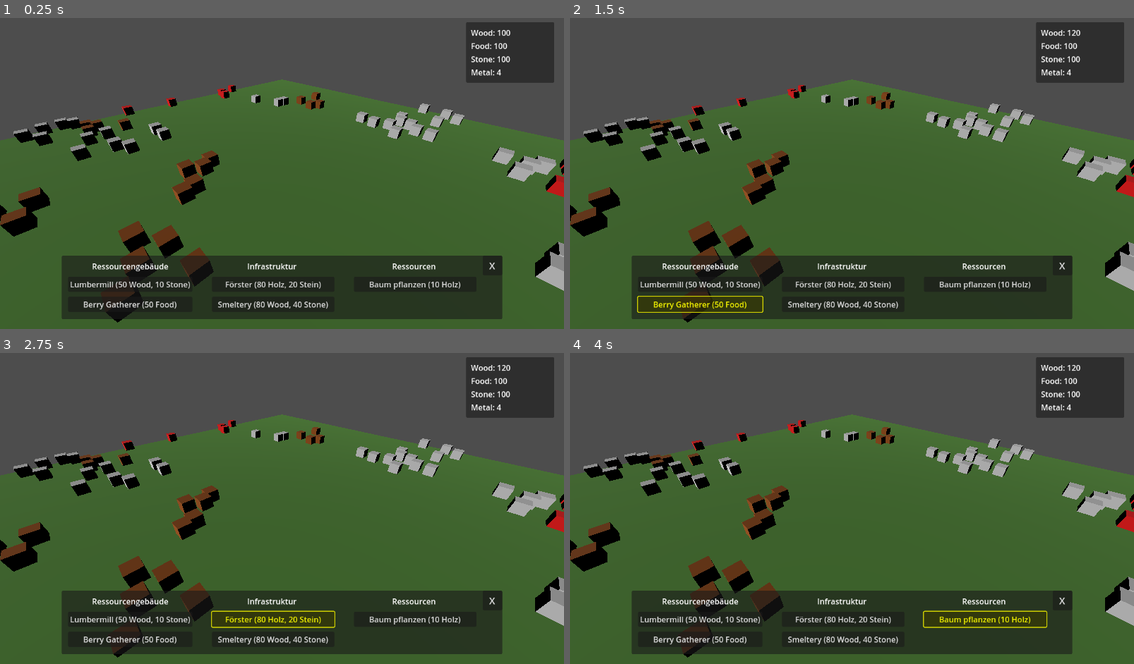
Above: before the commit, frames 1-4 (two rows, left to right).
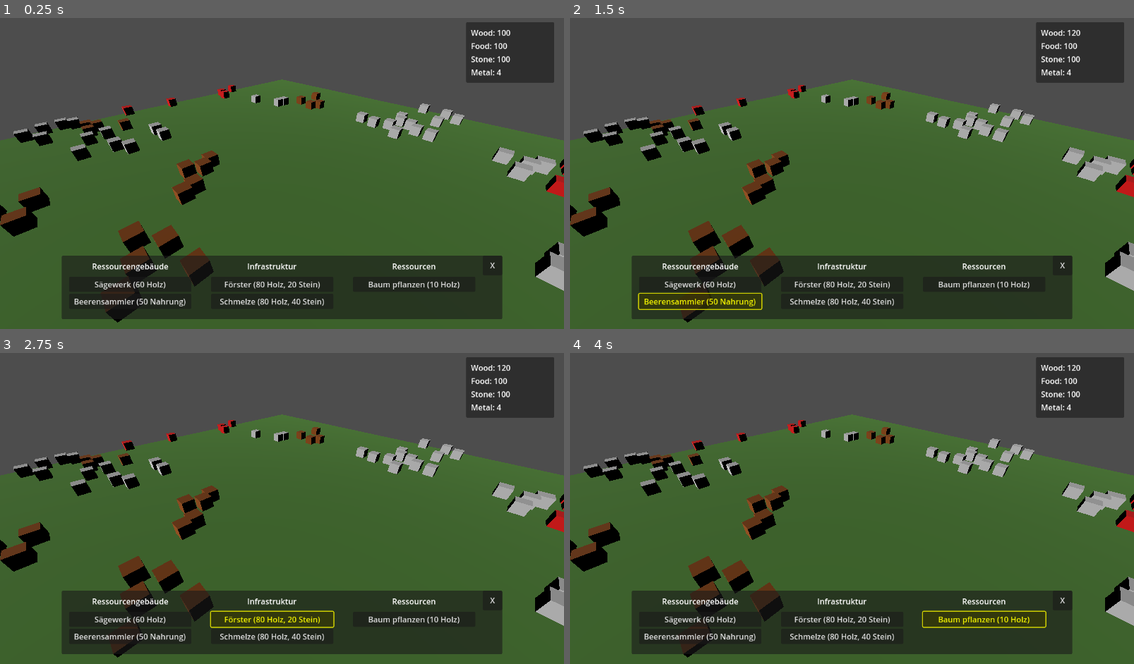
Above: after the commit, the same moments.

Repository: Catloff/Gaia-Galactica
Game: Godot game, scene res://scenes/Main.tscn
Same seed, same stepped clock (60 frames per second), same inputs: the game is played once before the commit and once after it.
Inputs:
- Up to frame 1 (0.25 s): no input
- Up to frame 2 (1.5 s): click "Lumbermill (50 Wood, 10 Stone)" (after the commit: "Sägewerk (60 Holz)") at 0.5 s; click "Berry Gatherer (50 Food)" (after the commit: "Beerensammler (50 Nahrung)") at 1.25 s
- Up to frame 3 (2.75 s): click "Förster (80 Holz, 20 Stein)" at 2 s
- Up to frame 4 (4 s): click "Smeltery (80 Wood, 40 Stone)" (after the commit: "Schmelze (80 Holz, 40 Stein)") at 2.75 s; click "Baum pflanzen (10 Holz)" at 3.5 s

The runs differ from the first frame. In frame 1, 1.3% of the frame differs, in the area x 12-88%, y 78-94%; in frame 2, 1.7%, in the area x 11-88%, y 78-95%; in frame 3, 1.4%; in frame 4, 1.4%.

Commit message:
Refactor HUD into parts

Diff:
--- /dev/null
+++ b/scenes/BuildingHUD.tscn
@@ -0,0 +1,97 @@
+[gd_scene load_steps=2 format=3 uid="uid://buildinghud"]
+
+[ext_resource type="Script" path="res://scripts/BuildingHUD.gd" id="1_building_hud"]
+
+[node name="BuildingHUD" type="PanelContainer"]
+anchors_preset = 7
+anchor_left = 0.5
+anchor_top = 1.0
+anchor_right = 0.5
+anchor_bottom = 1.0
+offset_left = -450.0
+offset_top = -150.0
+offset_right = 450.0
+offset_bottom = -20.0
+grow_horizontal = 2
+grow_vertical = 0
+script = ExtResource("1_building_hud")
+
+[node name="MarginContainer" type="MarginContainer" parent="."]
+layout_mode = 2
+theme_override_constants/margin_left = 10
+theme_override_constants/margin_top = 10
+theme_override_constants/margin_right = 50
+theme_override_constants/margin_bottom = 10
+
+[node name="BuildCategories" type="VBoxContainer" parent="MarginContainer"]
+layout_mode = 2
+theme_override_constants/separation = 10
+
+[node name="CategoryLabels" type="HBoxContainer" parent="MarginContainer/BuildCategories"]
+layout_mode = 2
+theme_override_constants/separation = 40
+alignment = 1
+
+[node name="ResourceBuildingsLabel" type="Label" parent="MarginContainer/BuildCategories/CategoryLabels"]
+custom_minimum_size = Vector2(250, 0)
+layout_mode = 2
+text = "Ressourcengebäude"
+horizontal_alignment = 1
+
+[node name="InfrastructureLabel" type="Label" parent="MarginContainer/BuildCategories/CategoryLabels"]
+custom_minimum_size = Vector2(250, 0)
+layout_mode = 2
+text = "Infrastruktur"
+horizontal_alignment = 1
+
+[node name="ResourcesLabel" type="Label" parent="MarginContainer/BuildCategories/CategoryLabels"]
+custom_minimum_size = Vector2(250, 0)
+layout_mode = 2
+text = "Ressourcen"
+horizontal_alignment = 1
+
+[node name="BuildButtons" type="HBoxContainer" parent="MarginContainer/BuildCategories"]
+layout_mode = 2
+theme_override_constants/separation = 40
+alignment = 1
+
+[node name="ResourceBuildings" type="VBoxContainer" parent="MarginContainer/BuildCategories/BuildButtons"]
+custom_minimum_size = Vector2(250, 0)
+layout_mode = 2
+
+[node name="LumbermillButton" type="Button" parent="MarginContainer/BuildCategories/BuildButtons/ResourceBuildings"]
+layout_mode = 2
+text = "Sägewerk (60 Holz)"
+
+[node name="BerryGathererButton" type="Button" parent="MarginContainer/BuildCategories/BuildButtons/ResourceBuildings"]
+layout_mode = 2
+text = "Beerensammler (50 Nahrung)"
+
+[node name="Infrastructure" type="VBoxContainer" parent="MarginContainer/BuildCategories/BuildButtons"]
+custom_minimum_size = Vector2(250, 0)
+layout_mode = 2
+
+[node name="ForesterButton" type="Button" parent="MarginContainer/BuildCategories/BuildButtons/Infrastructure"]
+layout_mode = 2
+text = "Förster (80 Holz, 20 Stein)"
+
+[node name="SmelteryButton" type="Button" parent="MarginContainer/BuildCategories/BuildButtons/Infrastructure"]
+layout_mode = 2
+text = "Schmelze (80 Holz, 40 Stein)"
+
+[node name="Resources" type="VBoxContainer" parent="MarginContainer/BuildCategories/BuildButtons"]
+custom_minimum_size = Vector2(250, 0)
+layout_mode = 2
+
+[node name="PlantTreeButton" type="Button" parent="MarginContainer/BuildCategories/BuildButtons/Resources"]
+layout_mode = 2
+text = "Baum pflanzen (10 Holz)"
+
+[node name="DemolishButton" type="Button" parent="."]
+custom_minimum_size = Vector2(40, 40)
+layout_mode = 2
+size_flags_horizontal = 8
+size_flags_vertical = 0
+focus_mode = 0
+toggle_mode = true
+text = "X"
--- a/scenes/HUD.tscn
+++ b/scenes/HUD.tscn
@@ -1,6 +1,8 @@
-[gd_scene load_steps=2 format=3 uid="uid://bxqd3kjl8ijwp"]
+[gd_scene load_steps=4 format=3 uid="uid://bxqd3kjl8ijwp"]
 
 [ext_resource type="Script" path="res://scripts/HUD.gd" id="1_hud"]
+[ext_resource type="PackedScene" path="res://scenes/ResourceHUD.tscn" id="2_resource_hud"]
+[ext_resource type="PackedScene" path="res://scenes/BuildingHUD.tscn" id="3_building_hud"]
 
 [node name="HUD" type="Control"]
 layout_mode = 3
@@ -12,149 +14,8 @@
 mouse_filter = 2
 script = ExtResource("1_hud")
 
-[node name="ResourcePanel" type="PanelContainer" parent="."]
+[node name="ResourceHUD" parent="." instance=ExtResource("2_resource_hud")]
 layout_mode = 1
-anchors_preset = 1
-anchor_left = 1.0
-anchor_right = 1.0
-offset_left = -200.0
-offset_top = 20.0
-offset_right = -20.0
-offset_bottom = 126.0
-grow_horizontal = 0
-mouse_filter = 2
 
-[node name="MarginContainer" type="MarginContainer" parent="ResourcePanel"]
-layout_mode = 2
-mouse_filter = 2
-theme_override_constants/margin_left = 10
-theme_override_constants/margin_top = 10
-theme_override_constants/margin_right = 10
-theme_override_constants/margin_bottom = 10
-
-[node name="Resources" type="VBoxContainer" parent="ResourcePanel/MarginContainer"]
-layout_mode = 2
-mouse_filter = 2
-
-[node name="WoodLabel" type="Label" parent="ResourcePanel/MarginContainer/Resources"]
-layout_mode = 2
-text = "Wood: 0"
-
-[node name="FoodLabel" type="Label" parent="ResourcePanel/MarginContainer/Resources"]
-layout_mode = 2
-text = "Food: 0"
-
-[node name="StoneLabel" type="Label" parent="ResourcePanel/MarginContainer/Resources"]
-layout_mode = 2
-text = "Stone: 0"
-
-[node name="MetalLabel" type="Label" parent="ResourcePanel/MarginContainer/Resources"]
-layout_mode = 2
-text = "Metal: 0"
-
-[node name="BuildPanel" type="PanelContainer" parent="."]
+[node name="BuildingHUD" parent="." instance=ExtResource("3_building_hud")]
 layout_mode = 1
-anchors_preset = 7
-anchor_left = 0.5
-anchor_top = 1.0
-anchor_right = 0.5
-anchor_bottom = 1.0
-offset_left = -450.0
-offset_top = -150.0
-offset_right = 450.0
-offset_bottom = -20.0
-grow_horizontal = 2
-grow_vertical = 0
-
-[node name="MarginContainer" type="MarginContainer" parent="BuildPanel"]
-layout_mode = 2
-theme_override_constants/margin_left = 10
-theme_override_constants/margin_top = 10
-theme_override_constants/margin_right = 50
-theme_override_constants/margin_bottom = 10
-
-[node name="BuildCategories" type="VBoxContainer" parent="BuildPanel/MarginContainer"]
-layout_mode = 2
-theme_override_constants/separation = 10
-
-[node name="CategoryLabels" type="HBoxContainer" parent="BuildPanel/MarginContainer/BuildCategories"]
-layout_mode = 2
-theme_override_constants/separation = 40
-alignment = 1
-
-[node name="ResourceBuildingsLabel" type="Label" parent="BuildPanel/MarginContainer/BuildCategories/CategoryLabels"]
-custom_minimum_size = Vector2(250, 0)
-layout_mode = 2
-text = "Ressourcengebäude"
-horizontal_alignment = 1
-
-[node name="InfrastructureLabel" type="Label" parent="BuildPanel/MarginContainer/BuildCategories/CategoryLabels"]
-custom_minimum_size = Vector2(250, 0)
-layout_mode = 2
-text = "Infrastruktur"
-horizontal_alignment = 1
-
-[node name="ResourcesLabel" type="Label" parent="BuildPanel/MarginContainer/BuildCategories/CategoryLabels"]
-custom_minimum_size = Vector2(250, 0)
-layout_mode = 2
-text = "Ressourcen"
-horizontal_alignment = 1
-
-[node name="BuildButtons" type="HBoxContainer" parent="BuildPanel/MarginContainer/BuildCategories"]
-layout_mode = 2
-theme_override_constants/separation = 40
-alignment = 1
-
-[node name="ResourceBuildings" type="VBoxContainer" parent="BuildPanel/MarginContainer/BuildCategories/BuildButtons"]
-custom_minimum_size = Vector2(250, 0)
-layout_mode = 2
-theme_override_constants/separation = 10
-
-[node name="LumbermillButton" type="Button" parent="BuildPanel/MarginContainer/BuildCategories/BuildButtons/ResourceBuildings"]
-custom_minimum_size = Vector2(120, 0)
-layout_mode = 2
-text = "Lumbermill (50 Wood, 10 Stone)"
-
-[node name="BerryGathererButton" type="Button" parent="BuildPanel/MarginContainer/BuildCategories/BuildButtons/ResourceBuildings"]
-custom_minimum_size = Vector2(120, 0)
-layout_mode = 2
-text = "Berry Gatherer (50 Food)"
-
-[node name="Infrastructure" type="VBoxContainer" parent="BuildPanel/MarginContainer/BuildCategories/BuildButtons"]
-custom_minimum_size = Vector2(250, 0)
-layout_mode = 2
-theme_override_constants/separation = 10
-
-[node name="ForesterButton" type="Button" parent="BuildPanel/MarginContainer/BuildCategories/BuildButtons/Infrastructure"]
-custom_minimum_size = Vector2(120, 0)
-layout_mode = 2
-text = "Förster (80 Holz, 20 Stein)"
-
-[node name="SmelteryButton" type="Button" parent="BuildPanel/MarginContainer/BuildCategories/BuildButtons/Infrastructure"]
-custom_minimum_size = Vector2(120, 0)
-layout_mode = 2
-text = "Smeltery (80 Wood, 40 Stone)"
-
-[node name="Resources" type="VBoxContainer" parent="BuildPanel/MarginContainer/BuildCategories/BuildButtons"]
-custom_minimum_size = Vector2(250, 0)
-layout_mode = 2
-theme_override_constants/separation = 10
-
-[node name="PlantTreeButton" type="Button" parent="BuildPanel/MarginContainer/BuildCategories/BuildButtons/Resources"]
-custom_minimum_size = Vector2(120, 0)
-layout_mode = 2
-text = "Baum pflanzen (10 Holz)"
-
-[node name="DemolishButton" type="Button" parent="BuildPanel"]
-custom_minimum_size = Vector2(40, 40)
-layout_mode = 2
-size_flags_horizontal = 8
-size_flags_vertical = 0
-focus_mode = 0
-mouse_default_cursor_shape = 2
-theme_override_colors/icon_normal_color = Color(1, 0.2, 0.2, 1)
-theme_override_colors/icon_pressed_color = Color(1, 0, 0, 1)
-theme_override_colors/icon_hover_color = Color(1, 0.4, 0.4, 1)
-theme_override_font_sizes/font_size = 20
-toggle_mode = true
-text = "X"
--- /dev/null
+++ b/scenes/ResourceHUD.tscn
@@ -0,0 +1,43 @@
+[gd_scene load_steps=2 format=3 uid="uid://resourcehud"]
+
+[ext_resource type="Script" path="res://scripts/ResourceHUD.gd" id="1_resource_hud"]
+
+[node name="ResourceHUD" type="PanelContainer"]
+anchors_preset = 1
+anchor_left = 1.0
+anchor_right = 1.0
+offset_left = -200.0
+offset_top = 20.0
+offset_right = -20.0
+offset_bottom = 126.0
+grow_horizontal = 0
+mouse_filter = 2
+script = ExtResource("1_resource_hud")
+
+[node name="MarginContainer" type="MarginContainer" parent="."]
+layout_mode = 2
+mouse_filter = 2
+theme_override_constants/margin_left = 10
+theme_override_constants/margin_top = 10
+theme_override_constants/margin_right = 10
+theme_override_constants/margin_bottom = 10
+
+[node name="Resources" type="VBoxContainer" parent="MarginContainer"]
+layout_mode = 2
+mouse_filter = 2
+
+[node name="WoodLabel" type="Label" parent="MarginContainer/Resources"]
+layout_mode = 2
+text = "Wood: 0"
+
+[node name="FoodLabel" type="Label" parent="MarginContainer/Resources"]
+layout_mode = 2
+text = "Food: 0"
+
+[node name="StoneLabel" type="Label" parent="MarginContainer/Resources"]
+layout_mode = 2
+text = "Stone: 0"
+
+[node name="MetalLabel" type="Label" parent="MarginContainer/Resources"]
+layout_mode = 2
+text = "Metal: 0"
--- a/scripts/BaseBuilding.gd
+++ b/scripts/BaseBuilding.gd
@@ -32,7 +32,7 @@
 
 # Einrichten der UI-Elemente
 func setup_ui():
-	ui = get_node("UI")
+	ui = get_node_or_null("UI")
 	if not ui:
 		return
 	level_label = $UI/LevelLabel
@@ -99,7 +99,7 @@
 
 # Einrichten der Kollision
 func setup_collision():
-	var static_body = $StaticBody3D
+	var static_body = get_node_or_null("StaticBody3D")
 	if static_body:
 		static_body.set_script(preload("res://scripts/BuildingBody.gd"))
 
--- /dev/null
+++ b/scripts/BuildingHUD.gd
@@ -0,0 +1,134 @@
+extends Control
+
+@onready var lumbermill_button = $MarginContainer/BuildCategories/BuildButtons/ResourceBuildings/LumbermillButton
+@onready var berry_gatherer_button = $MarginContainer/BuildCategories/BuildButtons/ResourceBuildings/BerryGathererButton
+@onready var forester_button = $MarginContainer/BuildCategories/BuildButtons/Infrastructure/ForesterButton
+@onready var smeltery_button = $MarginContainer/BuildCategories/BuildButtons/Infrastructure/SmelteryButton
+@onready var plant_tree_button = $MarginContainer/BuildCategories/BuildButtons/Resources/PlantTreeButton
+@onready var demolish_button = $DemolishButton
+@onready var resource_manager = get_node("/root/Main/ResourceManager")
+
+signal building_selected(type: String)
+signal demolish_mode_changed(enabled: bool)
+
+var current_building: String = ""
+
+func _ready():
+	lumbermill_button.pressed.connect(_on_lumbermill_button_pressed)
+	berry_gatherer_button.pressed.connect(_on_berry_gatherer_button_pressed)
+	forester_button.pressed.connect(_on_forester_button_pressed)
+	plant_tree_button.pressed.connect(_on_plant_tree_button_pressed)
+	demolish_button.pressed.connect(_on_demolish_button_pressed)
+	smeltery_button.pressed.connect(_on_smeltery_button_pressed)
+	update_button_states()
+	resource_manager.resource_changed.connect(_on_resource_changed)
+
+func _unhandled_input(event):
+	if event is InputEventMouseButton:
+		if event.button_index == MOUSE_BUTTON_RIGHT and event.pressed:
+			if demolish_button.button_pressed:
+				demolish_button.button_pressed = false
+				_on_demolish_button_pressed()
+
+func _on_resource_changed(_type: String, _old_value: int, _new_value: int) -> void:
+	update_button_states()
+
+func update_button_states():
+	# Lumbermill: 60 Wood
+	var can_build_lumbermill = resource_manager.can_afford({"wood": 60})
+	lumbermill_button.disabled = not can_build_lumbermill
+
+	# Berry Gatherer: 50 Food
+	var can_build_berry_gatherer = resource_manager.can_afford({"food": 50})
+	berry_gatherer_button.disabled = not can_build_berry_gatherer
+
+	# Forester: 80 Wood, 20 Stone
+	var can_build_forester = resource_manager.can_afford({
+		"wood": 80,
+		"stone": 20
+	})
+	forester_button.disabled = not can_build_forester
+
+	# Plant Tree: 10 Wood
+	var can_plant_tree = resource_manager.can_afford({"wood": 10})
+	plant_tree_button.disabled = not can_plant_tree
+
+	# Smeltery: 80 Wood, 40 Stone
+	var can_build_smeltery = resource_manager.can_afford({
+		"wood": 80,
+		"stone": 40
+	})
+	smeltery_button.disabled = not can_build_smeltery
+
+	# Update button highlights
+	lumbermill_button.modulate = Color(1, 1, 0) if current_building == "lumbermill" else Color(1, 1, 1)
+	berry_gatherer_button.modulate = Color(1, 1, 0) if current_building == "berry_gatherer" else Color(1, 1, 1)
+	forester_button.modulate = Color(1, 1, 0) if current_building == "forester" else Color(1, 1, 1)
+	plant_tree_button.modulate = Color(1, 1, 0) if current_building == "plant_tree" else Color(1, 1, 1)
+	smeltery_button.modulate = Color(1, 1, 0) if current_building == "smeltery" else Color(1, 1, 1)
+
+func deselect_building():
+	current_building = ""
+	building_selected.emit("none")
+	update_button_states()
+
+func _on_demolish_button_pressed():
+	print("Abriss-Button gedrückt!")
+	demolish_mode_changed.emit(demolish_button.button_pressed)
+	if demolish_button.button_pressed:
+		deselect_building()
+
+func _on_lumbermill_button_pressed():
+	if lumbermill_button.disabled:
+		return
+
+	if current_building == "lumbermill":
+		deselect_building()
+	else:
+		current_building = "lumbermill"
+		building_selected.emit("lumbermill")
+		update_button_states()
+
+func _on_berry_gatherer_button_pressed():
+	if berry_gatherer_button.disabled:
+		return
+
+	if current_building == "berry_gatherer":
+		deselect_building()
+	else:
+		current_building = "berry_gatherer"
+		building_selected.emit("berry_gatherer")
+		update_button_states()
+
+func _on_forester_button_pressed():
+	if forester_button.disabled:
+		return
+
+	if current_building == "forester":
+		deselect_building()
+	else:
+		current_building = "forester"
+		building_selected.emit("forester")
+		update_button_states()
+
+func _on_plant_tree_button_pressed():
+	if plant_tree_button.disabled:
+		return
+
+	if current_building == "plant_tree":
+		deselect_building()
+	else:
+		current_building = "plant_tree"
+		building_selected.emit("plant_tree")
+		update_button_states()
+
+func _on_smeltery_button_pressed():
+	if smeltery_button.disabled:
+		return
+
+	if current_building == "smeltery":
+		deselect_building()
+	else:
+		current_building = "smeltery"
+		building_selected.emit("smeltery")
+		update_button_states()
--- a/scripts/BuildingManager.gd
+++ b/scripts/BuildingManager.gd
@@ -10,10 +10,10 @@
 var current_building_type = "none"
 var demolish_mode = false
 
-@onready var resource_manager = get_node("../ResourceManager")
-@onready var hud = get_node("../HUD")
-@onready var build_panel = get_node("../HUD/BuildPanel")
-@onready var demolish_button = get_node("../HUD/BuildPanel/DemolishButton")
+@onready var resource_manager = $"/root/Main/ResourceManager"
+@onready var hud = $"../HUD"
+@onready var build_panel = $"../HUD/BuildingHUD"
+@onready var demolish_button = $"../HUD/BuildingHUD/DemolishButton"
 
 func _ready():
 	hud.building_selected.connect(_on_building_selected)
@@ -66,7 +66,6 @@
 			result.collider.demolish()
 		else:
 			result.collider.queue_free()
-		resource_manager.update_hud()
 		print("Gebäude erfolgreich abgerissen!")
 
 func _on_demolish_mode_changed(enabled: bool):
@@ -139,14 +138,12 @@
 	if new_building.has_method("activate"):
 		new_building.activate()
 
-	resource_manager.update_hud()
-
 	# Explicitly deselect the building after successful placement
 	current_building_type = "none"
 	if preview_building:
 		remove_child(preview_building)
 		preview_building = null
-	hud.deselect_building()  # New method we'll add to HUD
+	build_panel.deselect_building()  # New method we'll add to HUD
 
 func _on_building_selected(type: String):
 	current_building_type = type
--- a/scripts/HUD.gd
+++ b/scripts/HUD.gd
@@ -1,148 +1,11 @@
 extends Control
 
-@onready var wood_label = $ResourcePanel/MarginContainer/Resources/WoodLabel
-@onready var food_label = $ResourcePanel/MarginContainer/Resources/FoodLabel
-@onready var stone_label = $ResourcePanel/MarginContainer/Resources/StoneLabel
-@onready var lumbermill_button = $BuildPanel/MarginContainer/BuildCategories/BuildButtons/ResourceBuildings/LumbermillButton
-@onready var berry_gatherer_button = $BuildPanel/MarginContainer/BuildCategories/BuildButtons/ResourceBuildings/BerryGathererButton
-@onready var forester_button = $BuildPanel/MarginContainer/BuildCategories/BuildButtons/Infrastructure/ForesterButton
-@onready var smeltery_button = $BuildPanel/MarginContainer/BuildCategories/BuildButtons/Infrastructure/SmelteryButton
-@onready var plant_tree_button = $BuildPanel/MarginContainer/BuildCategories/BuildButtons/Resources/PlantTreeButton
-@onready var demolish_button = $BuildPanel/DemolishButton
-@onready var metal_label = $ResourcePanel/MarginContainer/Resources/MetalLabel
-@onready var resource_manager = get_node("/root/Main/ResourceManager")
+@onready var resource_hud = $ResourceHUD
+@onready var building_hud = $BuildingHUD
 
 signal building_selected(type: String)
 signal demolish_mode_changed(enabled: bool)
 
-var current_building: String = ""
-var inventory: Dictionary = {
-	"wood": 0,
-	"stone": 0,
-	"food": 0,
-	"metal": 0
-}
-
 func _ready():
-	lumbermill_button.pressed.connect(_on_lumbermill_button_pressed)
-	berry_gatherer_button.pressed.connect(_on_berry_gatherer_button_pressed)
-	forester_button.pressed.connect(_on_forester_button_pressed)
-	plant_tree_button.pressed.connect(_on_plant_tree_button_pressed)
-	demolish_button.pressed.connect(_on_demolish_button_pressed)
-	smeltery_button.pressed.connect(_on_smeltery_button_pressed)
-	update_button_states()
-
-func _unhandled_input(event):
-	if event is InputEventMouseButton:
-		if event.button_index == MOUSE_BUTTON_RIGHT and event.pressed:
-			if demolish_button.button_pressed:
-				demolish_button.button_pressed = false
-				_on_demolish_button_pressed()
-
-func update_resources(new_inventory: Dictionary) -> void:
-	inventory = new_inventory
-	wood_label.text = "Wood: %d" % inventory["wood"]
-	food_label.text = "Food: %d" % inventory["food"]
-	stone_label.text = "Stone: %d" % inventory["stone"]
-	metal_label.text = "Metal: %d" % inventory["metal"]
-	update_button_states()
-
-func update_button_states():
-	# Lumbermill: 60 Wood
-	var can_build_lumbermill = resource_manager.can_afford({"wood": 60})
-	lumbermill_button.disabled = not can_build_lumbermill
-
-	# Berry Gatherer: 50 Food
-	var can_build_berry_gatherer = resource_manager.can_afford({"food": 50})
-	berry_gatherer_button.disabled = not can_build_berry_gatherer
-
-	# Forester: 80 Wood, 20 Stone
-	var can_build_forester = resource_manager.can_afford({
-		"wood": 80,
-		"stone": 20
-	})
-	forester_button.disabled = not can_build_forester
-
-	# Plant Tree: 10 Wood
-	var can_plant_tree = resource_manager.can_afford({"wood": 10})
-	plant_tree_button.disabled = not can_plant_tree
-
-	# Smeltery: 80 Wood, 40 Stone
-	var can_build_smeltery = resource_manager.can_afford({
-		"wood": 80,
-		"stone": 40
-	})
-	smeltery_button.disabled = not can_build_smeltery
-
-	# Update button highlights
-	lumbermill_button.modulate = Color(1, 1, 0) if current_building == "lumbermill" else Color(1, 1, 1)
-	berry_gatherer_button.modulate = Color(1, 1, 0) if current_building == "berry_gatherer" else Color(1, 1, 1)
-	forester_button.modulate = Color(1, 1, 0) if current_building == "forester" else Color(1, 1, 1)
-	plant_tree_button.modulate = Color(1, 1, 0) if current_building == "plant_tree" else Color(1, 1, 1)
-	smeltery_button.modulate = Color(1, 1, 0) if current_building == "smeltery" else Color(1, 1, 1)
-
-func deselect_building():
-	current_building = ""
-	building_selected.emit("none")
-	update_button_states()
-
-func _on_demolish_button_pressed():
-	print("Abriss-Button gedrückt!")
-	demolish_mode_changed.emit(demolish_button.button_pressed)
-	if demolish_button.button_pressed:
-		deselect_building()
-
-func _on_lumbermill_button_pressed():
-	if lumbermill_button.disabled:
-		return
-
-	if current_building == "lumbermill":
-		deselect_building()
-	else:
-		current_building = "lumbermill"
-		building_selected.emit("lumbermill")
-	update_button_states()
-
-func _on_berry_gatherer_button_pressed():
-	if berry_gatherer_button.disabled:
-		return
-
-	if current_building == "berry_gatherer":
-		deselect_building()
-	else:
-		current_building = "berry_gatherer"
-		building_selected.emit("berry_gatherer")
-	update_button_states()
-
-func _on_forester_button_pressed():
-	if forester_button.disabled:
-		return
-
-	if current_building == "forester":
-		deselect_building()
-	else:
-		current_building = "forester"
-		building_selected.emit("forester")
-	update_button_states()
-
-func _on_plant_tree_button_pressed():
-	if plant_tree_button.disabled:
-		return
-
-	if current_building == "plant_tree":
-		deselect_building()
-	else:
-		current_building = "plant_tree"
-		building_selected.emit("plant_tree")
-	update_button_states()
-
-func _on_smeltery_button_pressed():
-	if smeltery_button.disabled:
-		return
-
-	if current_building == "smeltery":
-		deselect_building()
-	else:
-		current_building = "smeltery"
-		building_selected.emit("smeltery")
-	update_button_states()
+	building_hud.building_selected.connect(func(type): building_selected.emit(type))
+	building_hud.demolish_mode_changed.connect(func(enabled): demolish_mode_changed.emit(enabled))
--- /dev/null
+++ b/scripts/ResourceHUD.gd
@@ -0,0 +1,18 @@
+extends Control
+
+@onready var wood_label = $MarginContainer/Resources/WoodLabel
+@onready var food_label = $MarginContainer/Resources/FoodLabel
+@onready var stone_label = $MarginContainer/Resources/StoneLabel
+@onready var metal_label = $MarginContainer/Resources/MetalLabel
+@onready var resource_manager = get_node("/root/Main/ResourceManager")
+
+func _ready() -> void:
+	resource_manager.resource_changed.connect(update_resources)
+	update_resources(null, null, null)
+
+func update_resources(_type, _old_value, _new_value) -> void:
+	var inventory = resource_manager.inventory
+	wood_label.text = "Wood: %d" % inventory["wood"]
+	food_label.text = "Food: %d" % inventory["food"]
+	stone_label.text = "Stone: %d" % inventory["stone"]
+	metal_label.text = "Metal: %d" % inventory["metal"]
--- a/scripts/ResourceManager.gd
+++ b/scripts/ResourceManager.gd
@@ -9,12 +9,7 @@
 	"metal": 4
 }
 
-@onready var hud = get_node("../HUD")
-
-func _ready() -> void:
-	# has to be called deferred to prevent a race condition:
-	# the labels are also queried @onready and might not be ready yet
-	call_deferred("update_hud")
+@onready var hud = $"../HUD"
 
 func can_afford(costs: Dictionary) -> bool:
 	for resource_type in costs:
@@ -33,7 +28,6 @@
 		inventory[resource_type] -= costs[resource_type]
 		resource_changed.emit(resource_type, old_values[resource_type], inventory[resource_type])
 
-	update_hud()
 	return true
 
 func add_resources(resource_data: Dictionary) -> void:
@@ -43,7 +37,6 @@
 	var old_value = inventory[resource_type]
 	inventory[resource_type] += amount
 	resource_changed.emit(resource_type, old_value, inventory[resource_type])
-	update_hud()
 
 func _input(event):
 	if event is InputEventMouseButton and event.pressed and event.button_index == MOUSE_BUTTON_LEFT:
@@ -59,7 +52,3 @@
 			var resource_data = result.collider.gather_resource()
 			if resource_data != null:
 				add_resources(resource_data)
-
-func update_hud():
-	if hud:
-		hud.update_resources(inventory)
Not shown, changed: Updates.md
